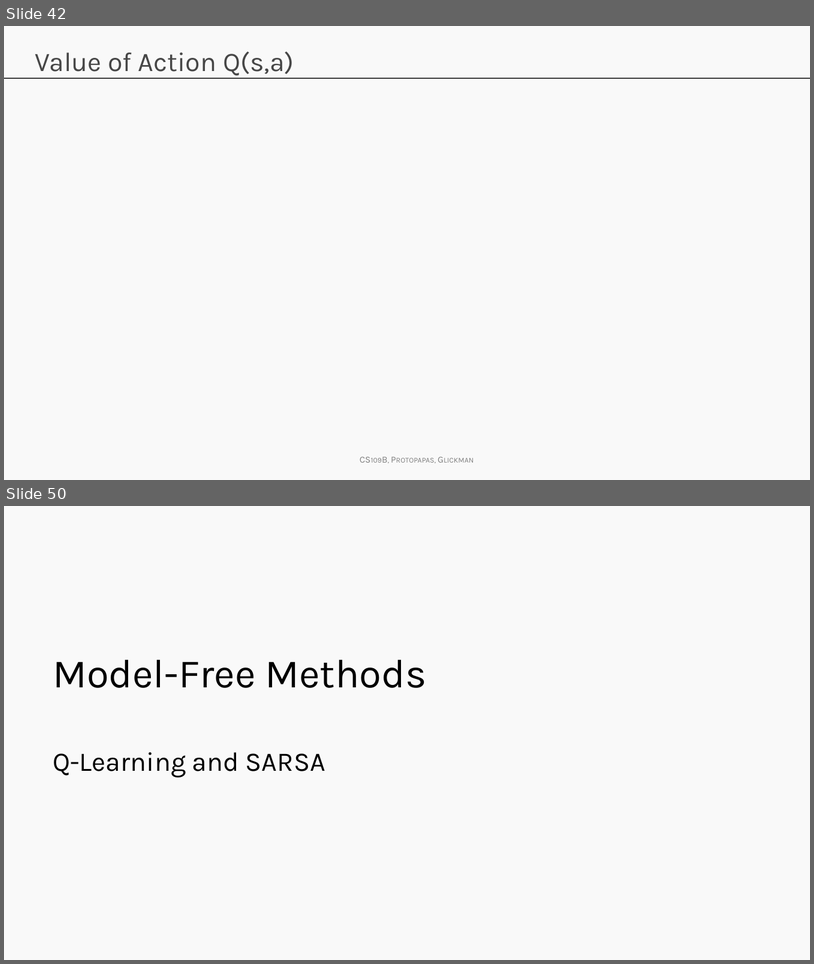
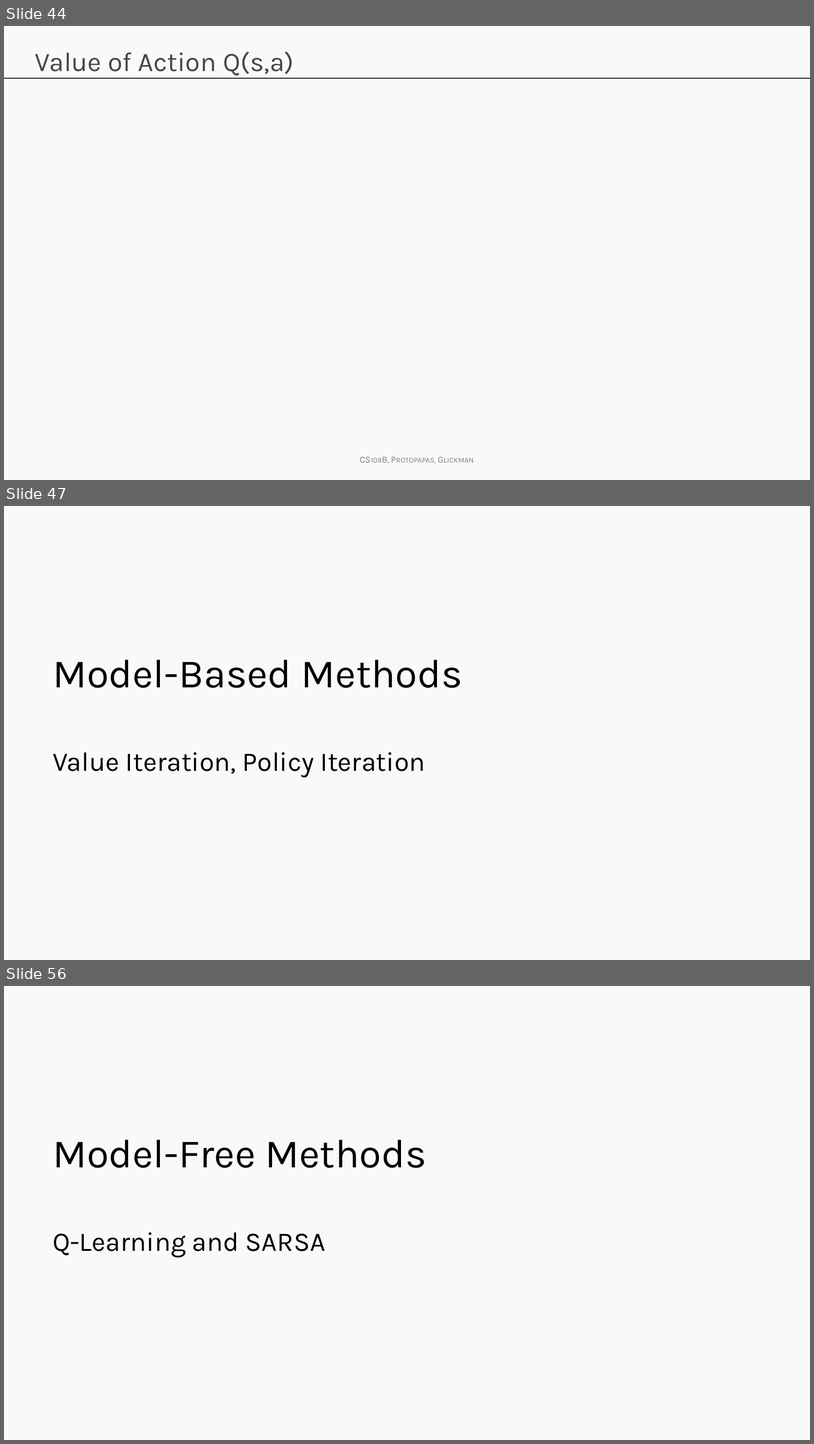
Before and after one commit to Harvard-IACS/2019-CS109B, a slide deck: content/lectures/lecture14/presentation/cs109b_lecture14_RL.pptx. Shown one above the other, each under a label of ours: slides 42 and 50 before the commit, slides 44, 47 and 56 after it; the slides between them are not shown. The pictures are 814x964 and 814x1444 pixels, drawn with LibreOffice and Linux fonts; fonts in the diff are those of the drawing; grey boxes stand for pictures; background and template pictures are left out. Boxes give left, top, right and bottom in pixels: in the first picture for what was removed or moved away, otherwise in the second. Text is boxed around its words. In the diff, an @@ line names an element or a change of style, - is before the commit and + after.

```diff
--- a/content/lectures/lecture14/presentation/cs109b_lecture14_RL.pptx
+++ b/content/lectures/lecture14/presentation/cs109b_lecture14_RL.pptx
@@ slide 47 added at (4, 506, 810, 960), background #F9F9F9 @@
@@ title added at (53, 660, 463, 777), 24 pt, text #000000 @@
+Model-Based Methods
+Value Iteration, Policy Iteration
@@ what was slide 42 is now slide 44 @@
@@ what was slide 50 is now slide 56 @@
```
Also in this commit, not shown: 5 slides changed, 7 other slides added, 2 slides removed, 1 other file.
